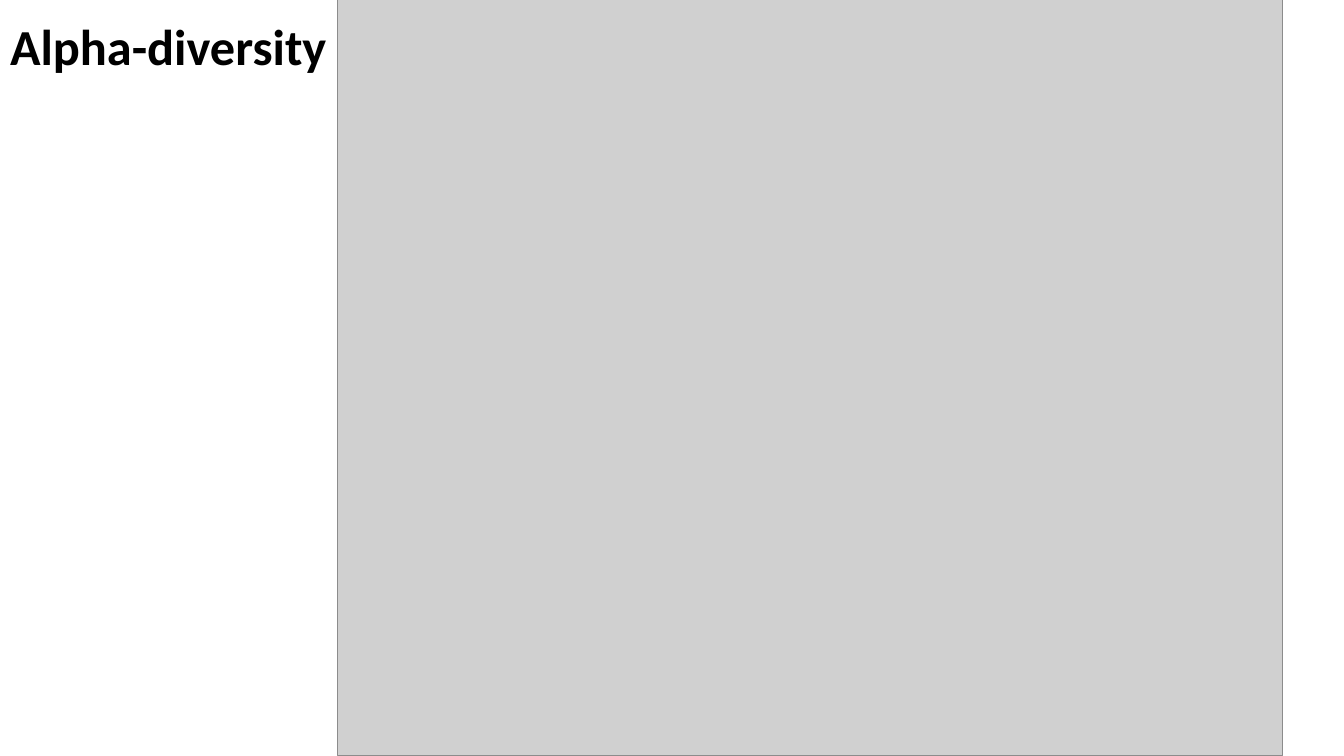
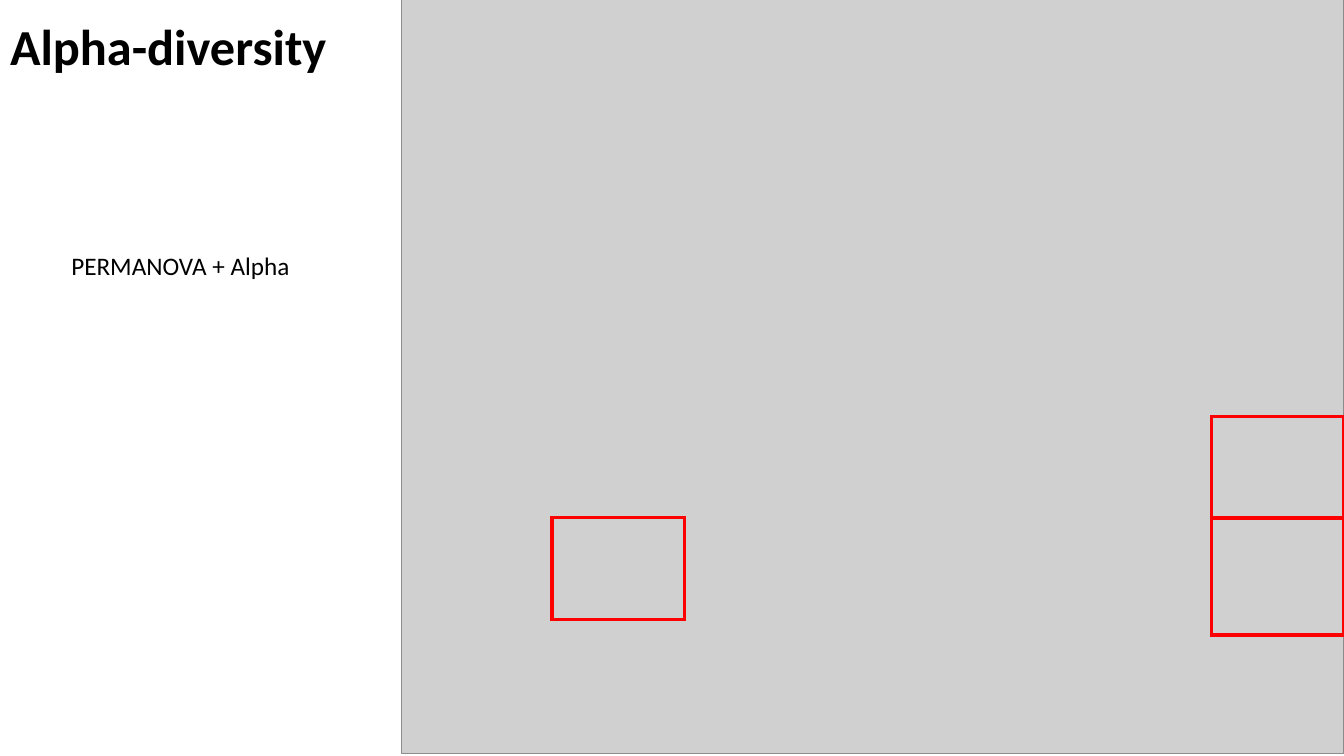
Before and after one commit to oshopina/HF_nitrogen, a slide deck: slide 18 of Nitrogen_paper_v2.pptx (slide 17 before the commit). Drawn at 1344x756 pixels with LibreOffice and Linux fonts; fonts in the diff are those of the drawing; grey boxes stand for pictures. Boxes give left, top, right and bottom in pixels: in the first picture for what was removed or moved away, otherwise in the second. Text is boxed around its words. In the diff, an @@ line names an element or a change of style, - is before the commit and + after.

Commit message:
Olga added scripts which used 'best cluster identification' based only on alpha diversity

```diff
--- a/Nitrogen_paper_v2.pptx
+++ b/Nitrogen_paper_v2.pptx
@@ picture: place and size @@
-picture at [338,0,1284,756]
+picture at [401,0,1344,754]
@@ text added at [71,257,290,279], 18 pt, text #000000 @@
+PERMANOVA + Alpha
@@ rectangle added at [1212,416,1344,518], outline #FF0000 2.25 pt @@
@@ rectangle added at [553,517,685,619], outline #FF0000 2.25 pt @@
@@ rectangle added at [1212,518,1344,635], outline #FF0000 2.25 pt @@
```
Also in this commit, not shown: 2 other slides changed, 2 slides added, 4 other files.
